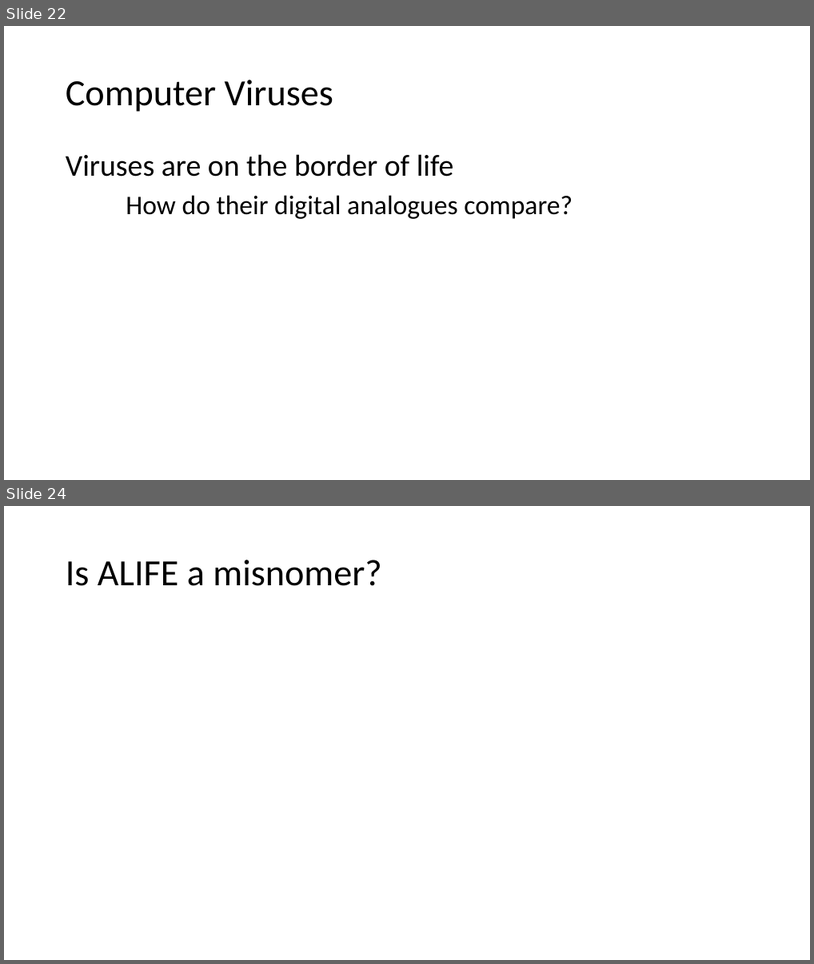
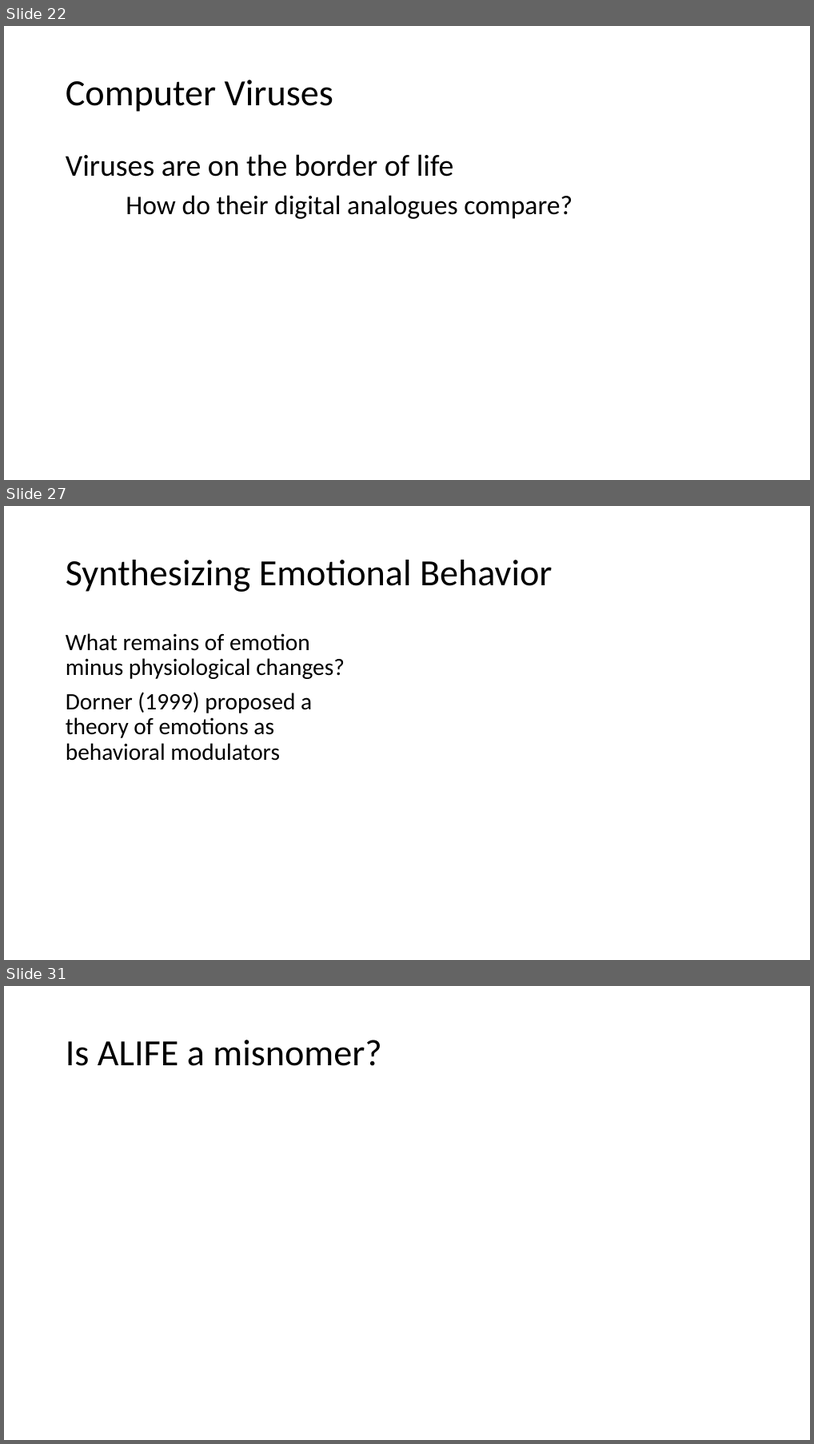
Before and after one commit to BenChurch/Fall2016, a slide deck: CISC879/ChapterPresentation/LectureSlidesCh8.pptx. Shown one above the other, each under a label of ours: slides 22 and 24 before the commit, slides 22, 27 and 31 after it; the slides between them are not shown. The pictures are 814x964 and 814x1444 pixels, drawn with LibreOffice and Linux fonts; fonts in the diff are those of the drawing. Boxes give left, top, right and bottom in pixels: in the first picture for what was removed or moved away, otherwise in the second. Text is boxed around its words. In the diff, an @@ line names an element or a change of style, - is before the commit and + after.

```diff
--- a/CISC879/ChapterPresentation/LectureSlidesCh8.pptx
+++ b/CISC879/ChapterPresentation/LectureSlidesCh8.pptx
@@ slide 27 added at (4, 506, 810, 960), background #FFFFFF @@
@@ title added at (66, 560, 553, 592), 44 pt, text #000000 @@
+Synthesizing Emotional Behavior
@@ text added at (66, 633, 345, 760), 28 pt, text #000000 @@
+What remains of emotion minus physiological changes?
+Dorner (1999) proposed a theory of emotions as behavioral modulators
@@ what was slide 24 is now slide 31 @@
```
Also in this commit, not shown: 5 slides changed, 6 other slides added, 8 other files.
